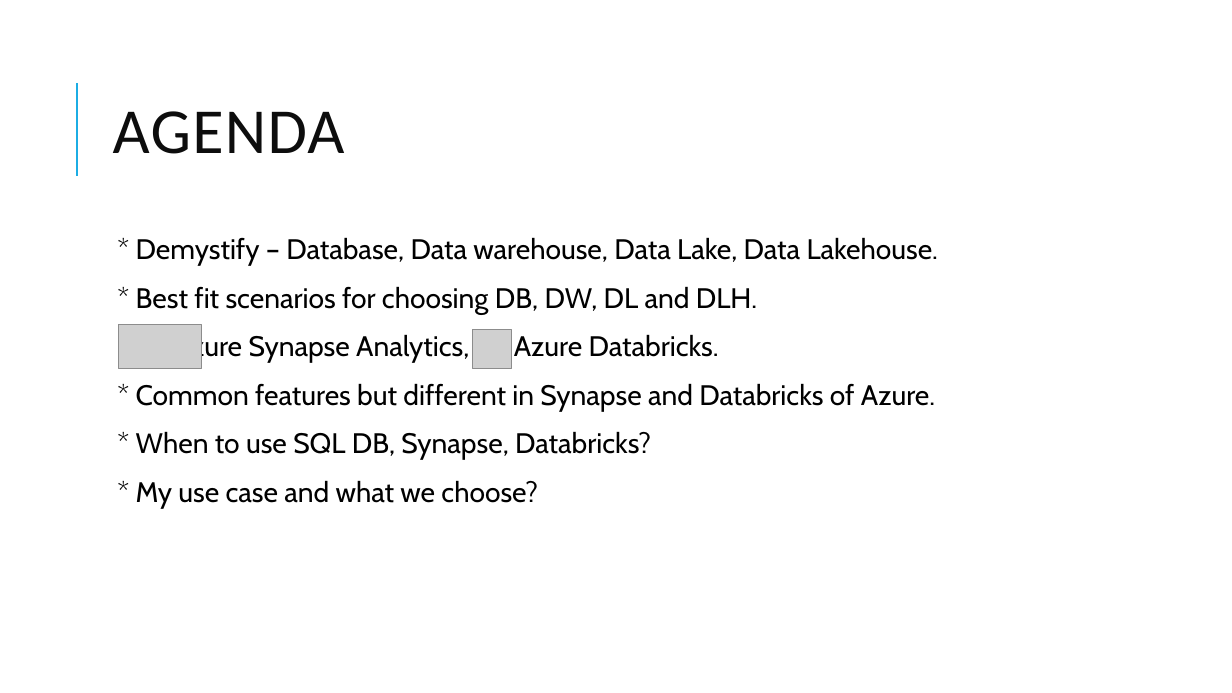
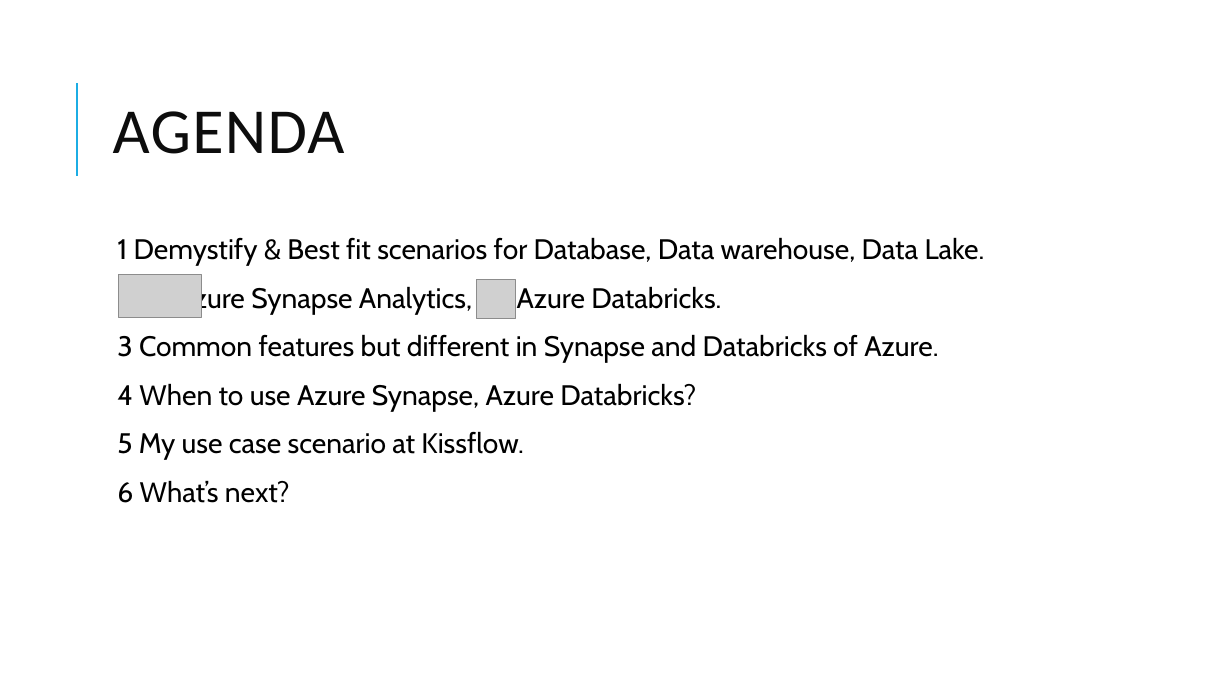
Before and after one commit to dinesarun/common, a slide deck: slide 3 of sessions/GAB 2021/Choosing right Data Service.pptx. Drawn at 1232x693 pixels with LibreOffice and Linux fonts; fonts in the diff are those of the drawing; grey boxes stand for pictures. Boxes give left, top, right and bottom in pixels: in the first picture for what was removed or moved away, otherwise in the second. Text is boxed around its words. In the diff, an @@ line names an element or a change of style, - is before the commit and + after.

```diff
--- a/sessions/GAB 2021/Choosing right Data Service.pptx
+++ b/sessions/GAB 2021/Choosing right Data Service.pptx
@@ text at (117,237,985,503): text changed @@
-  * Demystify – Database, Data warehouse, Data Lake, Data Lakehouse.
-  * Best fit scenarios for choosing DB, DW, DL and DLH.
-  * Azure Synapse Analytics, Azure Databricks.
-  * Common features but different in Synapse and Databricks of Azure.
-  * When to use SQL DB, Synapse, Databricks?
-  * My use case and what we choose?
+  1 Demystify & Best fit scenarios for Database, Data warehouse, Data Lake.
+  2 Azure Synapse Analytics, Azure Databricks.
+  3 Common features but different in Synapse and Databricks of Azure.
+  4 When to use Azure Synapse, Azure Databricks?
+  5 My use case scenario at Kissflow.
+  6 What’s next?
@@ picture: place and size @@
-picture at (119,325,201,369)
+picture at (119,274,201,318)
@@ picture: place and size @@
-picture at (472,330,511,369)
+picture at (477,280,516,319)
```
Also in this commit, not shown: 14 other slides changed, 2 slides added.
